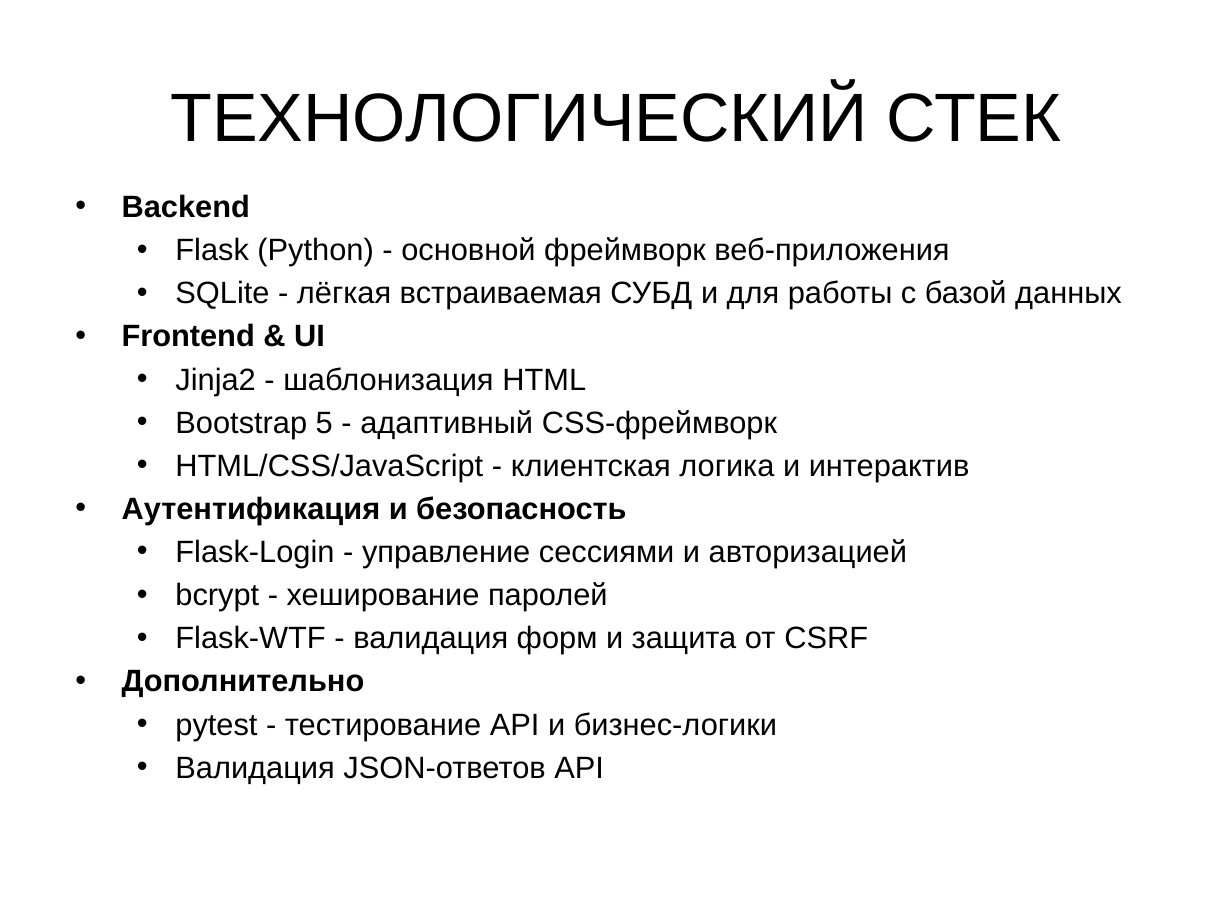
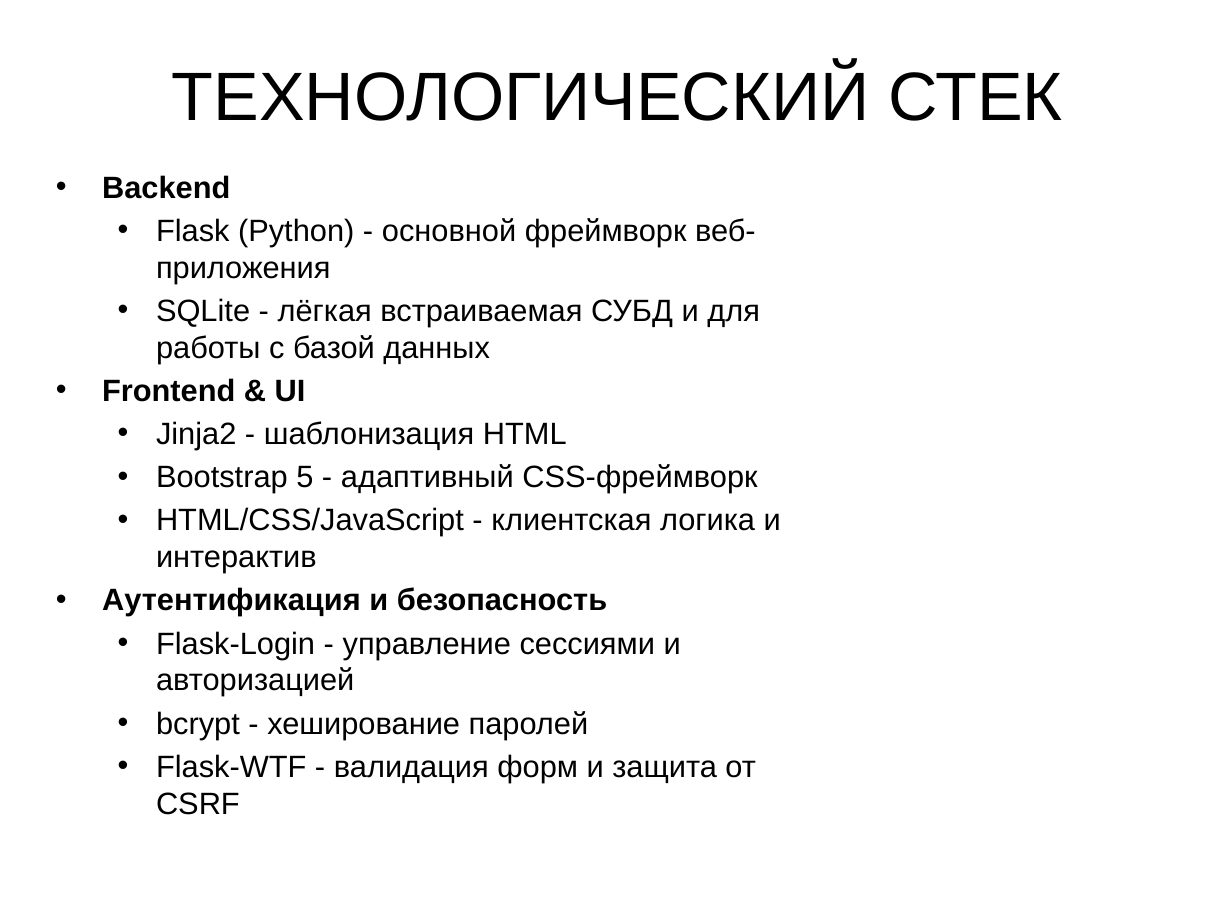
Before and after one commit to VY-Team-V/YL_Project, a slide deck: slide 2 of Personal Library Manager.pptx. Drawn at 1232x924 pixels with LibreOffice and Linux fonts; fonts in the diff are those of the drawing. Boxes give left, top, right and bottom in pixels: in the first picture for what was removed or moved away, otherwise in the second. Text is boxed around its words. In the diff, an @@ line names an element or a change of style, - is before the commit and + after.

```diff
--- a/Personal Library Manager.pptx
+++ b/Personal Library Manager.pptx
@@ title "ТЕХНОЛОГИЧЕСКИЙ СТЕК": place and size @@
-title "ТЕХНОЛОГИЧЕСКИЙ СТЕК" at (170,86,1061,142)
+title "ТЕХНОЛОГИЧЕСКИЙ СТЕК" at (172,65,1062,121)
@@ text "Backend": place and size @@
-text "Backend" at (122,194,1122,783)
+text "Backend" at (102,175,781,815)
@@ text at (122,669,777,783): paragraphs removed @@
-• Дополнительно
-  • pytest - тестирование API и бизнес-логики
-  • Валидация JSON-ответов API
```
Also in this commit, not shown: 1 other slide changed, 4 slides added, 3 slides removed, 1 other file.
